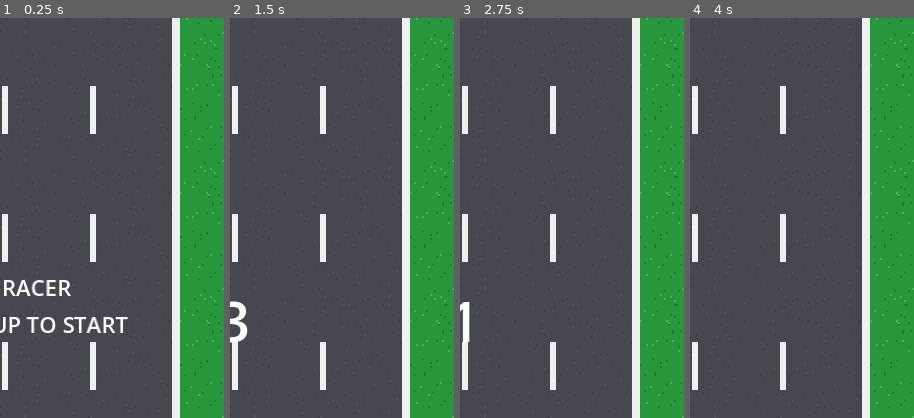
Above: before the commit, frames 1-4 (left to right).
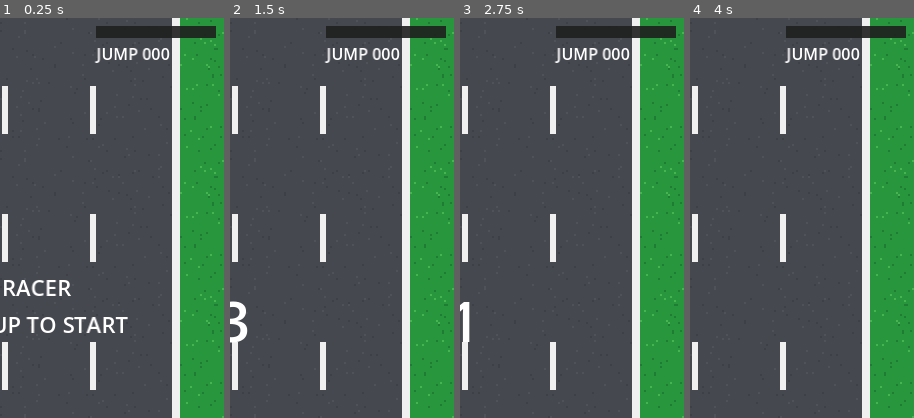
Above: after the commit, the same moments.

Repository: WhySamir/ROAD_RACER
Game: Godot game, scene res://scenes/main.tscn
The game is run twice, just before and just after one commit, with the same random seed, the same clock (stepped at 60 frames per second) and the same inputs.
Inputs:
- Up to frame 1 (0.25 s): no input
- Up to frame 2 (1.5 s): tap W at 0.5 s; hold D (steer_right) 0.53-1.28 s; tap Space (jump) at 0.6, 0.77, 1.07, 1.25, 1.35 s; hold Down (brake) from 1.28 s (still down)
- Up to frame 3 (2.75 s): tap Space (jump) at 1.52, 1.82, 2.1 s; tap Enter at 2 s; release Down (brake) at 2.03 s; hold D (steer_right) from 2.03 s (still down)
- Up to frame 4 (4 s): release D (steer_right) at 2.78 s; hold Up (accelerate) 2.78-3.53 s; tap Space (jump) at 2.85, 3.02, 3.32, 3.5, 3.6, 3.77 s; hold Insert (steer_left) from 3.53 s (still down)
The pictures show only the part of the screen within x 49-99%, y 10-60%; the shares and areas given below are measured in that part.

The runs differ from the first frame. In frame 1, 2.2% of the frame differs, in the area x 42-97%, y 2-12%; in frame 2, 2.2%; in frame 3, 2.2%; in frame 4, 2.2%.

Commit message:
Complete Task 4: jump mechanic, shadow fix, and deterministic traffic paths

Diff:
--- a/scenes/hud.tscn
+++ b/scenes/hud.tscn
@@ -69,6 +69,38 @@
 theme_override_font_sizes/font_size = 8
 text = "FUEL 100"
 
+[node name="JumpBar" type="Control" parent="Panel"]
+offset_left = 158.0
+offset_top = 42.0
+offset_right = 220.0
+offset_bottom = 62.0
+
+[node name="Background" type="ColorRect" parent="Panel/JumpBar"]
+offset_right = 60.0
+offset_bottom = 6.0
+color = Color(0.12, 0.12, 0.12, 0.9)
+
+[node name="Fill" type="ColorRect" parent="Panel/JumpBar"]
+offset_right = 60.0
+offset_bottom = 6.0
+color = Color(0.3, 0.7, 1, 1)
+
+[node name="Glow" type="ColorRect" parent="Panel/JumpBar"]
+visible = false
+offset_left = -2.0
+offset_top = -2.0
+offset_right = 62.0
+offset_bottom = 8.0
+color = Color(1, 0.9, 0.25, 0.35)
+mouse_filter = 2
+
+[node name="Value" type="Label" parent="Panel/JumpBar"]
+offset_top = 8.0
+offset_right = 80.0
+offset_bottom = 20.0
+theme_override_font_sizes/font_size = 8
+text = "JUMP 000"
+
 [node name="Message" type="Label" parent="."]
 offset_left = 24.0
 offset_top = 165.0
--- a/scenes/player.tscn
+++ b/scenes/player.tscn
@@ -1,7 +1,8 @@
-[gd_scene load_steps=4 format=3]
+[gd_scene load_steps=5 format=3]
 
 [ext_resource type="Script" path="res://scripts/player.gd" id="1_player"]
 [ext_resource type="Texture2D" path="res://assets/car_player_red.png" id="2_car"]
+[ext_resource type="Texture2D" path="res://assets/shadow.png" id="3_shadow"]
 
 [sub_resource type="RectangleShape2D" id="RectangleShape2D_player"]
 size = Vector2(28, 52)
@@ -17,9 +18,16 @@
 texture = ExtResource("2_car")
 scale = Vector2(2, 2)
 
+[node name="Shadow" type="Sprite2D" parent="."]
+texture_filter = 1
+texture = ExtResource("3_shadow")
+modulate = Color(1, 1, 1, 0.55)
+scale = Vector2(2, 2)
+z_index = -1
+
 [node name="Hitbox" type="Area2D" parent="."]
 collision_layer = 1
-collision_mask = 2
+collision_mask = 10
 monitoring = true
 
 [node name="CollisionShape2D" type="CollisionShape2D" parent="Hitbox"]
--- a/scripts/game_manager.gd
+++ b/scripts/game_manager.gd
@@ -12,6 +12,7 @@
 const PICKUP_MIN_INTERVAL: float = 8.0
 const PICKUP_MAX_INTERVAL: float = 14.0
 const HAZARD_INTERVAL: float = 5.0
+const JUMP_DISTANCE_METERS: float = 250.0
 
 @export var traffic_scene: PackedScene
 @export var pickup_scene: PackedScene
@@ -55,6 +56,7 @@
 	if distance_score > _last_distance_score:
 		GameState.score += distance_score - _last_distance_score
 		_last_distance_score = distance_score
+	GameState.jump_meter += GameState.speed * delta / 10.0 * 100.0 / JUMP_DISTANCE_METERS
 	GameState.distance = distance_m
 	GameState.distance_changed.emit(distance_m)
 	if stage != GameState.stage:
@@ -139,8 +141,12 @@
 		return false
 	var lane: int = available_lanes[_rng.randi_range(0, available_lanes.size() - 1)]
 	var car: Area2D = traffic_scene.instantiate() as Area2D
-	car.set("vehicle_type", _choose_vehicle_type())
+	var vehicle_type: String = _choose_vehicle_type()
+	car.set("vehicle_type", vehicle_type)
 	car.set("stage_speed_multiplier", 1.0 + 0.06 * float(stage - 1))
+	car.set("will_swerve", vehicle_type == "purple")
+	car.set("swerve_dir", 1 if lane < 2 else -1)
+	car.set("swerve_trigger_y", 150.0)
 	car.position = Vector2(ROAD_LEFT + 22.0 + LANE_WIDTH * lane, SPAWN_Y)
 	add_child(car)
 	return true
--- a/scripts/game_state.gd
+++ b/scripts/game_state.gd
@@ -10,6 +10,7 @@
 signal phase_changed(value: String)
 signal countdown_changed(value: int)
 signal best_score_changed(value: int)
+signal camera_shake_requested(amount: float)
 
 const SAVE_PATH: String = "user://save.cfg"
 
@@ -33,6 +34,11 @@
 var stage: int = 1
 var game_phase: String = "MENU"
 
+var jump_meter: float = 0.0:
+	set(value):
+		jump_meter = clampf(value, 0.0, 100.0)
+		jump_meter_changed.emit(jump_meter)
+
 func _ready() -> void:
 	_load_high_score()
 
@@ -51,6 +57,7 @@
 	speed = 0.0
 	fuel = 100.0
 	score = 0
+	jump_meter = 0.0
 	distance = 0.0
 	stage = 1
 	distance_changed.emit(distance)
@@ -61,6 +68,9 @@
 	game_phase = value
 	phase_changed.emit(game_phase)
 
+func request_camera_shake(amount: float) -> void:
+	camera_shake_requested.emit(amount)
+
 func _load_high_score() -> void:
 	var config: ConfigFile = ConfigFile.new()
 	if config.load(SAVE_PATH) == OK:
--- a/scripts/hud.gd
+++ b/scripts/hud.gd
@@ -6,6 +6,9 @@
 @onready var _speed_label: Label = $Panel/Speed
 @onready var _fuel_bar: ColorRect = $Panel/FuelBar/Fill
 @onready var _fuel_value: Label = $Panel/FuelBar/Value
+@onready var _jump_bar: ColorRect = $Panel/JumpBar/Fill
+@onready var _jump_glow: ColorRect = $Panel/JumpBar/Glow
+@onready var _jump_label: Label = $Panel/JumpBar/Value
 @onready var _message: Label = $Message
 @onready var _countdown: Label = $Countdown
 
@@ -17,12 +20,14 @@
 	GameState.fuel_changed.connect(_on_fuel_changed)
 	GameState.phase_changed.connect(_on_phase_changed)
 	GameState.countdown_changed.connect(_on_countdown_changed)
+	GameState.jump_meter_changed.connect(_on_jump_meter_changed)
 	_on_score_changed(GameState.score)
 	_on_best_changed(GameState.high_score)
 	_on_distance_changed(GameState.distance)
 	_on_speed_changed(GameState.speed)
 	_on_fuel_changed(GameState.fuel)
 	_on_phase_changed(GameState.game_phase)
+	_on_jump_meter_changed(GameState.jump_meter)
 
 func _on_score_changed(value: int) -> void:
 	_score_label.text = "SCORE %06d" % value
@@ -49,3 +54,9 @@
 
 func _on_countdown_changed(value: int) -> void:
 	_countdown.text = str(value) if value > 0 else "GO!"
+
+func _on_jump_meter_changed(value: float) -> void:
+	var ratio: float = clampf(value / 100.0, 0.0, 1.0)
+	_jump_bar.size.x = 60.0 * ratio
+	_jump_glow.visible = value >= 100.0
+	_jump_label.text = "JUMP READY" if value >= 100.0 else "JUMP %03d" % int(value)
--- a/scripts/player.gd
+++ b/scripts/player.gd
@@ -20,6 +20,18 @@
 const SIDE_SWIPE_FUEL_COST: float = 5.0
 const HARD_CRASH_FUEL_COST: float = 12.0
 const BLINK_INTERVAL_MS: int = 83
+const JUMP_DURATION: float = 0.9
+const BASE_SPRITE_SCALE: float = 2.0
+const JUMP_STEERING_RATIO: float = 0.6
+const LANDING_SQUASH_DURATION: float = 0.12
+const LANDING_SHAKE_AMOUNT: float = 2.0
+const PLAYER_COLLISION_LAYER: int = 1
+const PLAYER_COLLISION_MASK: int = 10
+const CAR_GROUND_Y: float = 0.0
+const CAR_JUMP_HEIGHT: float = 14.0
+const JUMP_CAR_SCALE: float = 2.6
+
+enum State { DRIVING, SPINNING, JUMPING, DEAD }
 
 @export_group("Driving")
 @export var speed: float = 0.0
@@ -30,21 +42,33 @@
 var _base_sprite_rotation: float = 0.0
 var _invulnerable: bool = false
 var _spinning: bool = false
+var _state: State = State.DRIVING
+var _jump_elapsed: float = 0.0
+var _landing_in_progress: bool = false
 
 func _ready() -> void:
 	add_to_group("player")
 	_sprite = $Sprite2D
 	_base_sprite_rotation = _sprite.rotation
+	_sprite.position.y = CAR_GROUND_Y
 	GameState.speed = speed
 	$Hitbox.add_to_group("player_hitbox")
 	$Hitbox.area_entered.connect(_on_hitbox_area_entered)
+	$Shadow.visible = false
+	$Hitbox.monitoring = true
+	$Hitbox.monitorable = true
 
 func _physics_process(delta: float) -> void:
 	if GameState.game_phase != "PLAYING":
 		velocity = Vector2.ZERO
 		GameState.speed = 0.0
 		return
-	_update_speed(delta)
+	if _state == State.DRIVING and Input.is_action_just_pressed("jump") and GameState.jump_meter >= 100.0:
+		_start_jump()
+	if _state != State.JUMPING:
+		_update_speed(delta)
+	else:
+		_update_jump_visual(delta)
 	_update_steering(delta)
 	move_and_slide()
 	global_position.x = clampf(global_position.x, SCREEN_LEFT, SCREEN_RIGHT)
@@ -54,6 +78,8 @@
 		_sprite.visible = (Time.get_ticks_msec() / BLINK_INTERVAL_MS) % 2 == 0
 	else:
 		_sprite.visible = true
+	if _state == State.JUMPING:
+		_sprite.visible = true
 
 func _update_speed(delta: float) -> void:
 	var target_max_speed: float = MAX_SPEED * (OFF_ROAD_SPEED_RATIO if is_off_road else 1.0)
@@ -68,13 +94,14 @@
 
 func _update_steering(delta: float) -> void:
 	var steering_input: float = Input.get_axis("steer_left", "steer_right")
-	var speed_factor: float = clampf(speed / MAX_SPEED, 0.0, 1.0)
+	var steering_ratio: float = JUMP_STEERING_RATIO if _state == State.JUMPING else 1.0
+	var speed_factor: float = clampf(speed / MAX_SPEED, 0.0, 1.0) * steering_ratio
 	var target_velocity_x: float = steering_input * STEERING_SPEED * speed_factor
 	velocity.x = lerpf(velocity.x, target_velocity_x, clampf(steering_smoothing * delta, 0.0, 1.0))
 	velocity.y = 0.0
 
 func _on_hitbox_area_entered(area: Area2D) -> void:
-	if _invulnerable or not area.is_in_group("traffic"):
+	if _invulnerable or is_airborne() or not area.is_in_group("traffic"):
 		return
 	var other: Node2D = area as Node2D
 	var vertical_distance: float = absf(global_position.y - other.global_position.y)
@@ -83,14 +110,17 @@
 		_start_spin(other, true)
 	else:
 		_start_hard_crash()
-	if area.has_method("bump_from_player"):
+	if not is_airborne() and area.has_method("bump_from_player"):
 		area.call("bump_from_player")
+
+func is_airborne() -> bool:
+	return _state == State.JUMPING
 
 func receive_traffic_hit(traffic: Node2D) -> void:
 	_on_hitbox_area_entered(traffic as Area2D)
 
 func receive_hazard_hit(hazard: Node2D) -> void:
-	if _invulnerable:
+	if _invulnerable or _state == State.JUMPING:
 		return
 	if str(hazard.get("hazard_type")) == "oil":
 		_start_spin(null, false)
@@ -98,9 +128,10 @@
 		_start_hard_crash()
 
 func _start_spin(other: Node2D, should_push: bool) -> void:
-	if _invulnerable or _spinning:
+	if _invulnerable or _spinning or _state == State.JUMPING:
 		return
 	_spinning = true
+	_state = State.SPINNING
 	_invulnerable = true
 	speed *= SIDE_SWIPE_SPEED_RATIO
 	GameState.speed = speed
@@ -115,6 +146,7 @@
 	await spin_tween.finished
 	_sprite.rotation = _base_sprite_rotation
 	_spinning = false
+	_state = State.DRIVING
 	await get_tree().create_timer(INVULNERABLE_DURATION).timeout
 	_invulnerable = false
 
@@ -125,11 +157,23 @@
 	velocity = Vector2.ZERO
 	_invulnerable = false
 	_spinning = false
+	_state = State.DRIVING
+	_jump_elapsed = 0.0
+	_landing_in_progress = false
 	_sprite.visible = true
 	_sprite.rotation = _base_sprite_rotation
+	_sprite.scale = Vector2(BASE_SPRITE_SCALE, BASE_SPRITE_SCALE)
+	_sprite.position.y = CAR_GROUND_Y
+	$Shadow.visible = false
+	$Shadow.scale = Vector2(BASE_SPRITE_SCALE, BASE_SPRITE_SCALE)
+	$Shadow.modulate.a = 0.9
+	$Hitbox.set_deferred("monitoring", true)
+	$Hitbox.set_deferred("monitorable", true)
+	$Hitbox.set_deferred("collision_layer", PLAYER_COLLISION_LAYER)
+	$Hitbox.set_deferred("collision_mask", PLAYER_COLLISION_MASK)
 
 func _start_hard_crash() -> void:
-	if _invulnerable:
+	if _invulnerable or _state == State.JUMPING:
 		return
 	_invulnerable = true
 	speed = 0.0
@@ -141,3 +185,56 @@
 	shake_tween.tween_property(self, "position:x", position.x, 0.06)
 	await get_tree().create_timer(INVULNERABLE_DURATION).timeout
 	_invulnerable = false
+
+func _start_jump() -> void:
+	_state = State.JUMPING
+	_jump_elapsed = 0.0
+	_landing_in_progress = false
+	GameState.jump_meter = 0.0
+	$Hitbox.set_deferred("monitoring", false)
+	$Hitbox.set_deferred("monitorable", false)
+	$Hitbox.set_deferred("collision_layer", 0)
+	$Hitbox.set_deferred("collision_mask", 0)
+	$Shadow.visible = true
+	$Shadow.scale = Vector2(BASE_SPRITE_SCALE, BASE_SPRITE_SCALE)
+	$Shadow.modulate.a = 0.9
+
+func _update_jump_visual(delta: float) -> void:
+	_jump_elapsed += delta
+	var progress: float = clampf(_jump_elapsed / JUMP_DURATION, 0.0, 1.0)
+	var arc: float = sin(progress * PI)
+	var current_scale: float = lerpf(BASE_SPRITE_SCALE, JUMP_CAR_SCALE, arc)
+	_sprite.position.y = CAR_GROUND_Y - arc * CAR_JUMP_HEIGHT
+	_sprite.scale = Vector2(current_scale, current_scale)
+	var shadow_scale: float = lerpf(1.0, 0.7, arc)
+	$Shadow.scale = Vector2(BASE_SPRITE_SCALE, BASE_SPRITE_SCALE) * shadow_scale
+	$Shadow.modulate.a = lerpf(0.9, 0.35, arc)
+	if progress >= 1.0 and not _landing_in_progress:
+		_finish_jump()
+
+func _finish_jump() -> void:
+	_landing_in_progress = true
+	$Hitbox.set_deferred("monitoring", true)
+	$Hitbox.set_deferred("monitorable", true)
+	$Hitbox.set_deferred("collision_layer", PLAYER_COLLISION_LAYER)
+	$Hitbox.set_deferred("collision_mask", PLAYER_COLLISION_MASK)
+	await get_tree().process_frame
+	var landing_crash: bool = false
+	for area: Area2D in $Hitbox.get_overlapping_areas():
+		if area.is_in_group("traffic"):
+			landing_crash = true
+		if area.is_in_group("hazard") and str(area.get("hazard_type")) == "rock":
+			landing_crash = true
+	if landing_crash:
+		_state = State.DRIVING
+		_sprite.position.y = CAR_GROUND_Y
+		$Shadow.visible = false
+		_start_hard_crash()
+	else:
+		_state = State.DRIVING
+		_sprite.position.y = CAR_GROUND_Y
+		$Shadow.visible = false
+		var squash_tween: Tween = create_tween()
+		_sprite.scale = Vector2(BASE_SPRITE_SCALE, BASE_SPRITE_SCALE * 0.85)
+		squash_tween.tween_property(_sprite, "scale", Vector2(BASE_SPRITE_SCALE, BASE_SPRITE_SCALE), LANDING_SQUASH_DURATION)
+		GameState.request_camera_shake(LANDING_SHAKE_AMOUNT)
--- a/scripts/road_scroller.gd
+++ b/scripts/road_scroller.gd
@@ -20,9 +20,12 @@
 var _road_total_height: float = 0.0
 var _grass_total_height: float = 0.0
 var _player: Node
+var _shake_timer: float = 0.0
+var _shake_amount: float = 0.0
 
 func _ready() -> void:
 	_player = get_tree().get_first_node_in_group("player")
+	GameState.camera_shake_requested.connect(_on_camera_shake_requested)
 	_road.position.x = ROAD_X
 	_grass_left.position.x = 0.0
 	_grass_right.position.x = ROAD_X + ROAD_WIDTH
@@ -42,7 +45,14 @@
 	var is_off_road: bool = false
 	if is_instance_valid(_player):
 		is_off_road = bool(_player.get("is_off_road"))
-	position = Vector2(randf_range(-SHAKE_AMOUNT, SHAKE_AMOUNT), randf_range(-SHAKE_AMOUNT, SHAKE_AMOUNT)) if is_off_road else Vector2.ZERO
+	if _shake_timer > 0.0:
+		_shake_timer -= delta
+	var shake: float = _shake_amount if _shake_timer > 0.0 else (SHAKE_AMOUNT if is_off_road else 0.0)
+	position = Vector2(randf_range(-shake, shake), randf_range(-shake, shake)) if shake > 0.0 else Vector2.ZERO
+
+func _on_camera_shake_requested(amount: float) -> void:
+	_shake_amount = amount
+	_shake_timer = 0.16
 
 func _setup_stack(source: Sprite2D, tiles: Array[Sprite2D], positions: Array[float]) -> float:
 	source.region_enabled = false
--- a/scripts/traffic_car.gd
+++ b/scripts/traffic_car.gd
@@ -30,7 +30,11 @@
 var _sprite: Sprite2D
 var _passed: bool = false
 var _bump_velocity: float = 0.0
-var _has_swerved: bool = false
+var _swerve_started: bool = false
+
+@export var will_swerve: bool = false
+@export var swerve_dir: int = 1
+@export var swerve_trigger_y: float = 150.0
 
 func _ready() -> void:
 	add_to_group("traffic")
@@ -40,6 +44,8 @@
 	traffic_speed = float(BASE_SPEEDS.get(vehicle_type, BASE_SPEEDS["blue"])) * stage_speed_multiplier
 	monitoring = true
 	area_entered.connect(_on_area_entered)
+	body_entered.connect(_on_body_entered)
+	area_exited.connect(_on_area_exited)
 	if vehicle_type == "truck":
 		$CollisionShape2D.shape.size = Vector2(28.0, 80.0)
 
@@ -49,25 +55,38 @@
 	global_position.x += _bump_velocity * delta
 	_bump_velocity = move_toward(_bump_velocity, 0.0, 220.0 * delta)
 	global_position.x = clampf(global_position.x, ROAD_LEFT, ROAD_LEFT + ROAD_WIDTH)
-	if vehicle_type == "purple" and not _has_swerved and is_instance_valid(_player):
-		if global_position.y - _player.global_position.y < 140.0 and global_position.y > _player.global_position.y - 180.0:
-			_start_swerve()
-	if not _passed and is_instance_valid(_player) and global_position.y > PLAYER_Y + 32.0:
+	if vehicle_type == "purple" and will_swerve and not _swerve_started and global_position.y >= swerve_trigger_y:
+		_start_swerve()
+	if not _passed and global_position.y > PLAYER_Y + 32.0:
 		_passed = true
 		GameState.score += 50
+		GameState.jump_meter += 3.0
 	if global_position.y > OFFSCREEN_Y or global_position.y < -160.0:
 		queue_free()
 
 func _start_swerve() -> void:
-	_has_swerved = true
+	_swerve_started = true
 	var lane: int = int(round((global_position.x - (ROAD_LEFT + 22.0)) / LANE_WIDTH))
-	var target_lane: int = clampi(lane + (1 if lane < 2 else -1), 0, 3)
+	var target_lane: int = clampi(lane + swerve_dir, 0, 3)
 	var target_x: float = ROAD_LEFT + 22.0 + LANE_WIDTH * target_lane
 	create_tween().tween_property(self, "global_position:x", target_x, 0.45).set_trans(Tween.TRANS_SINE)
 
 func _on_area_entered(area: Area2D) -> void:
+	var player: Node = area.get_parent()
+	if player.has_method("is_airborne") and player.is_airborne():
+		return
 	if area.is_in_group("player_hitbox") and area.has_method("receive_traffic_hit"):
 		area.call("receive_traffic_hit", self)
+
+func _on_body_entered(body: Node) -> void:
+	var player: Node = body
+	if player.has_method("is_airborne") and player.is_airborne():
+		return
+
+func _on_area_exited(area: Area2D) -> void:
+	var player: Node = area.get_parent()
+	if player.has_method("is_airborne") and player.is_airborne():
+		return
 
 func bump_from_player() -> void:
 	var direction: float = signf(global_position.x - ROAD_LEFT - 88.0)
